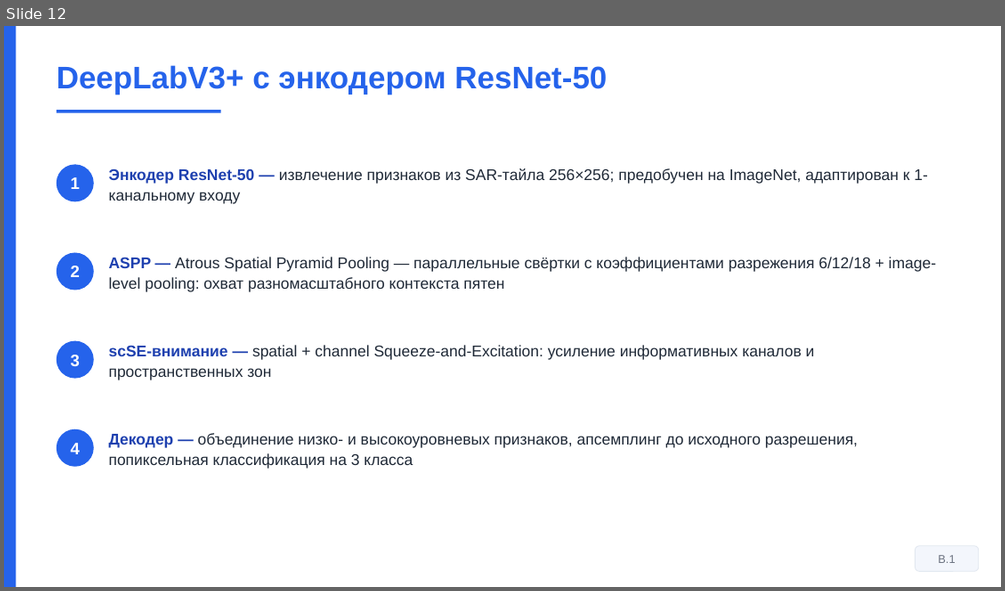
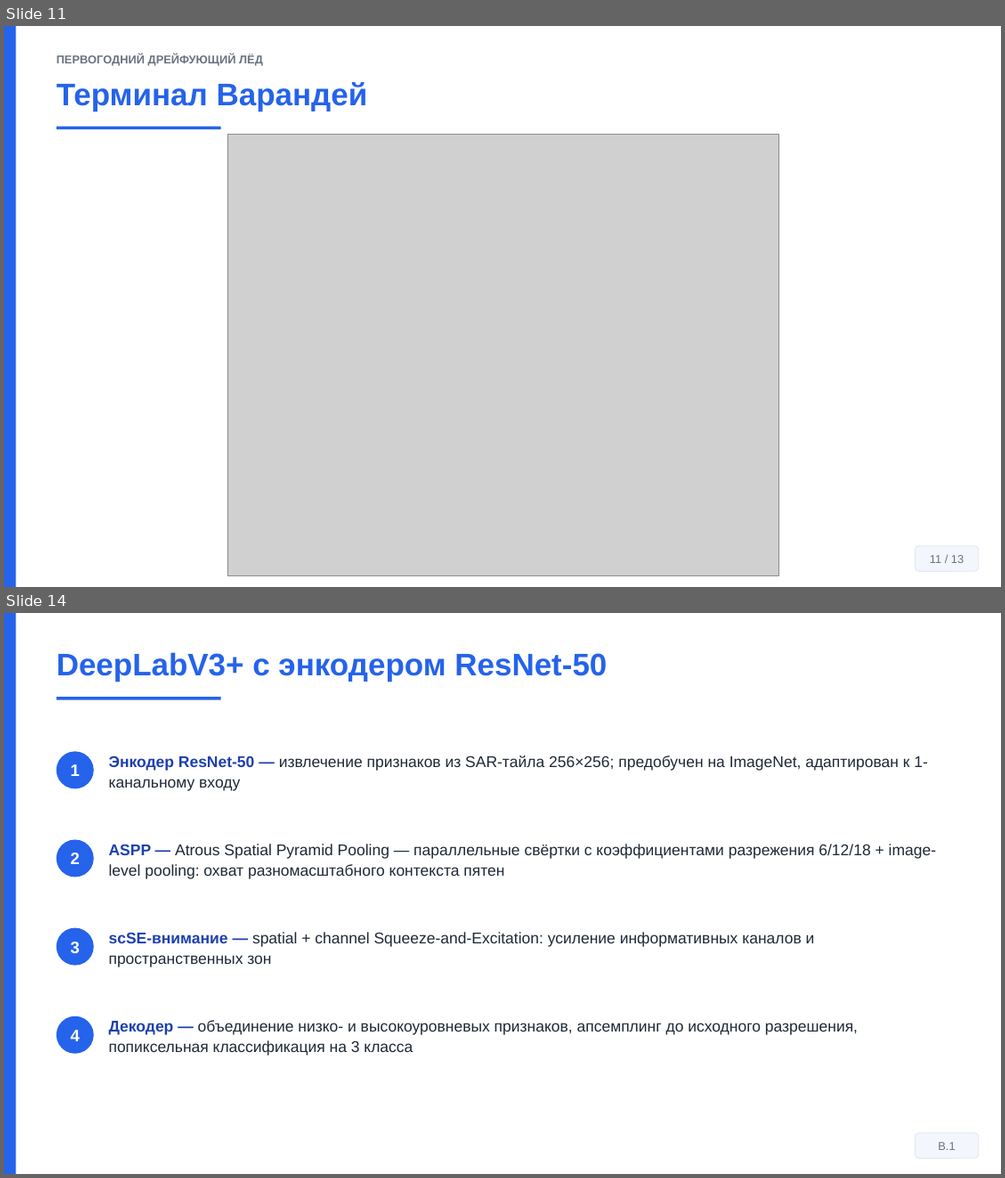
Before and after one commit to Confucius-hub/spbu_db_hw, a slide deck: thesis/vkr_final/Презентация_Финал_Байханов_2026.pptx. Shown one above the other, each under a label of ours: slide 12 before the commit, slides 11 and 14 after it; the slides between them are not shown. The pictures are 1005x591 and 1005x1178 pixels, drawn with LibreOffice and Linux fonts; fonts in the diff are those of the drawing; grey boxes stand for pictures. Boxes give left, top, right and bottom in pixels: in the first picture for what was removed or moved away, otherwise in the second. Text is boxed around its words. In the diff, an @@ line names an element or a change of style, - is before the commit and + after.

```diff
--- a/thesis/vkr_final/Презентация_Финал_Байханов_2026.pptx
+++ b/thesis/vkr_final/Презентация_Финал_Байханов_2026.pptx
@@ slide 11 added at [4, 26, 1001, 587], background #FFFFFF @@
@@ rectangle added at [4, 26, 16, 587], fill #2563EB @@
@@ text added at [57, 54, 263, 66], 11 pt, text #6B7280, bold @@
+ПЕРВОГОДНИЙ ДРЕЙФУЮЩИЙ ЛЁД
@@ text added at [57, 82, 368, 111], 30 pt, text #2563EB, bold @@
+Терминал Варандей
@@ rectangle added at [57, 127, 221, 129], fill #2563EB @@
@@ picture added at [227, 135, 779, 576] @@
@@ rounded rectangle added at [914, 546, 979, 572], fill #F3F6FC, outline #E2E8F0 0.75 pt, 11 pt, text #6B7280 @@
+11 / 13
@@ what was slide 12 is now slide 14 @@
```
Also in this commit, not shown: 10 slides changed, 2 other slides added, 1 slide removed, 5 other files.
